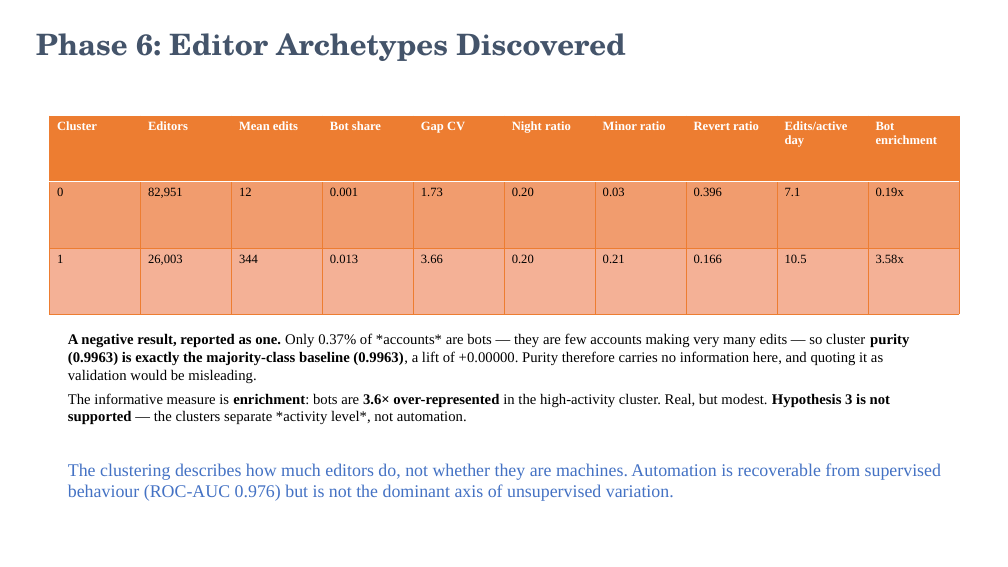
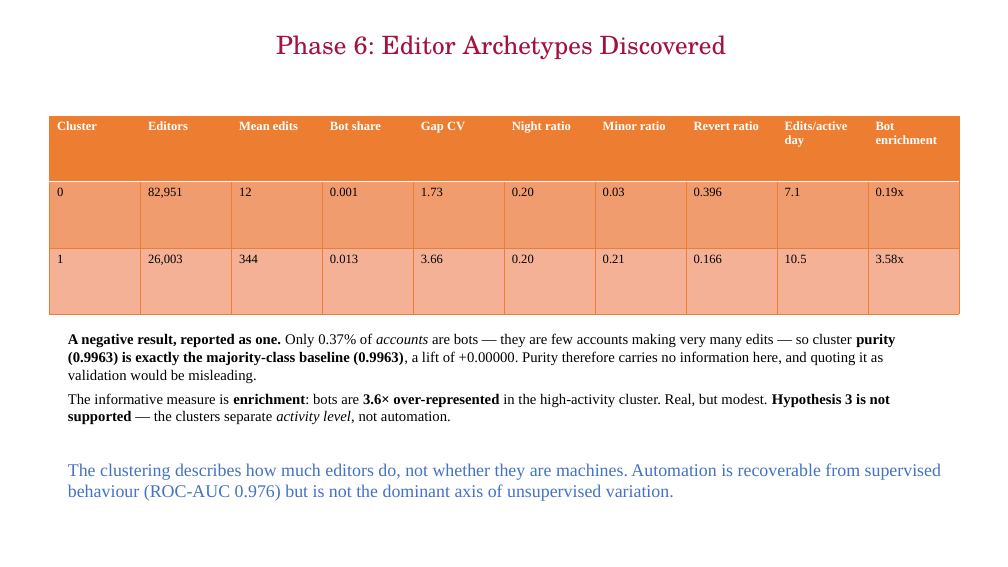
Before and after one commit to CognacStealer/BIgData, a slide deck: slide 17 of reports/MMDS_EndSem_Wikimedia_Bot_Detection.pptx. Drawn at 1008x567 pixels with LibreOffice and Linux fonts; fonts in the diff are those of the drawing; background and template pictures are left out. Boxes give left, top, right and bottom in pixels: in the first picture for what was removed or moved away, otherwise in the second. Text is boxed around its words. In the diff, an @@ line names an element or a change of style, - is before the commit and + after.

```diff
--- a/reports/MMDS_EndSem_Wikimedia_Bot_Detection.pptx
+++ b/reports/MMDS_EndSem_Wikimedia_Bot_Detection.pptx
@@ title "Phase 6: Editor Archetypes Discovered" at box(276, 35, 726, 59): size 28 to 24 pt, text colour #44546A to #A4123F, bold off; alignment left to centre @@
@@ text at box(68, 333, 895, 424): text changed @@
-A negative result, reported as one. Only 0.37% of *accounts* are bots — they are few accounts making very many edits — so cluster purity (0.9963) is exactly the majority-class baseline (0.9963), a lift of +0.00000. Purity therefore carries no information here, and quoting it as validation would be misleading.
-The informative measure is enrichment: bots are 3.6× over-represented in the high-activity cluster. Real, but modest. Hypothesis 3 is not supported — the clusters separate *activity level*, not automation.
+A negative result, reported as one. Only 0.37% of accounts are bots — they are few accounts making very many edits — so cluster purity (0.9963) is exactly the majority-class baseline (0.9963), a lift of +0.00000. Purity therefore carries no information here, and quoting it as validation would be misleading.
+The informative measure is enrichment: bots are 3.6× over-represented in the high-activity cluster. Real, but modest. Hypothesis 3 is not supported — the clusters separate activity level, not automation.
```
Also in this commit, not shown: 22 other slides changed, 2 other files.
